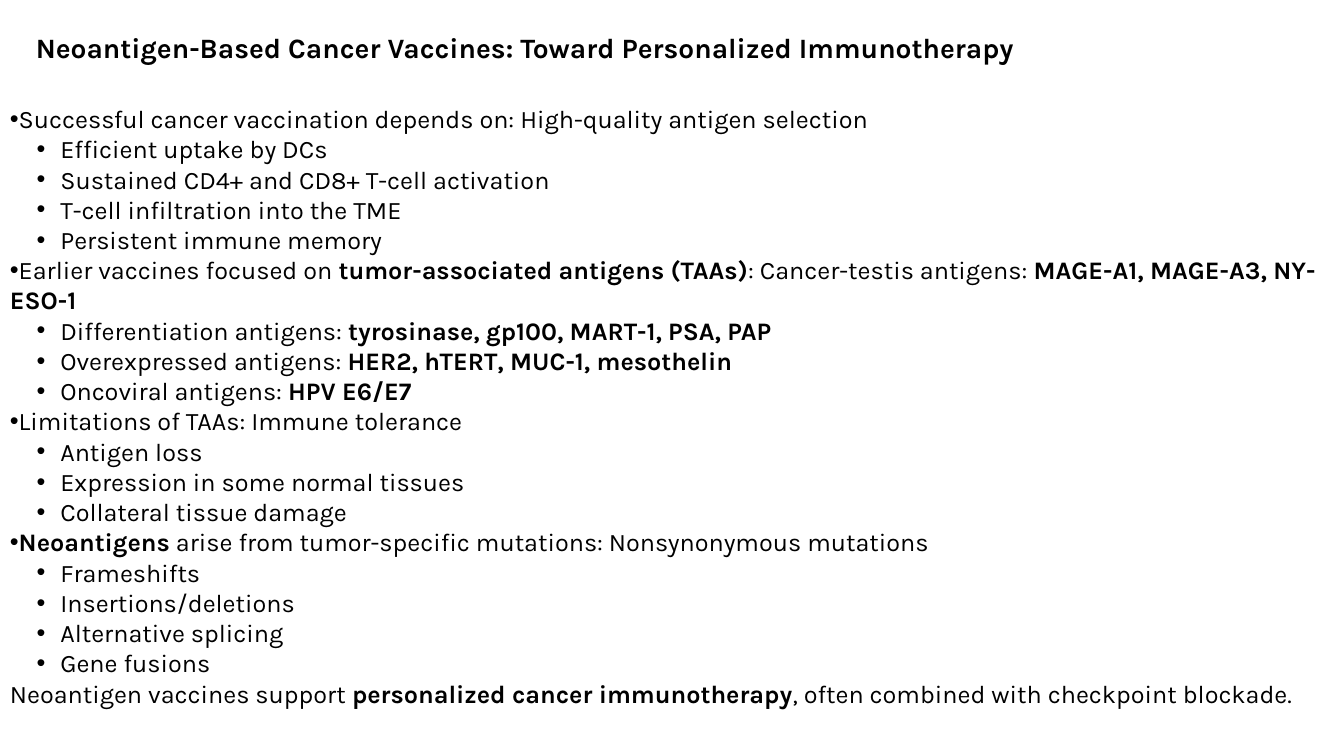
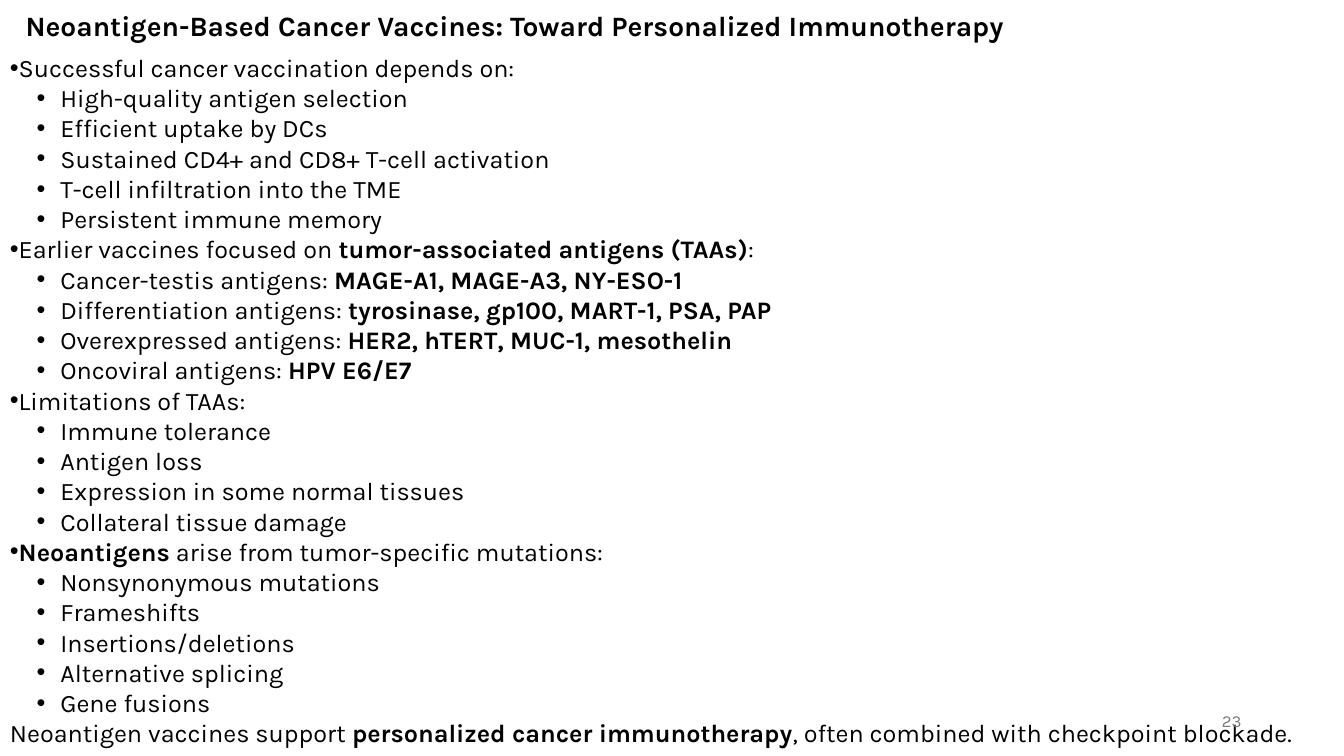
Before and after one commit to alirahmatibonab/pptx, a slide deck: slide 23 of vac.pptx (slide 22 before the commit). Drawn at 1344x756 pixels with LibreOffice and Linux fonts; fonts in the diff are those of the drawing. Boxes give left, top, right and bottom in pixels: in the first picture for what was removed or moved away, otherwise in the second. Text is boxed around its words. In the diff, an @@ line names an element or a change of style, - is before the commit and + after.

```diff
--- a/vac.pptx
+++ b/vac.pptx
@@ text "Neoantigen-Based Cancer Vaccines: Toward Personalized ...": place and size @@
-text "Neoantigen-Based Cancer Vaccines: Toward Personalized ..." at (36,38,1014,65)
+text "Neoantigen-Based Cancer Vaccines: Toward Personalized ..." at (26,16,1004,43)
@@ text "Successful cancer vaccination depends on:": place and size @@
-text "Successful cancer vaccination depends on:" at (10,110,1315,704)
+text "Successful cancer vaccination depends on:" at (10,59,1292,749)
@@ text at (19,59,515,114): text changed @@
-• Successful cancer vaccination depends on: High-quality antigen selection
+• Successful cancer vaccination depends on:
+  • High-quality antigen selection
@@ text at (19,239,754,295): text changed @@
-• Earlier vaccines focused on tumor-associated antigens (TAAs): Cancer-testis antigens: MAGE-A1, MAGE-A3, NY-ESO-1
+• Earlier vaccines focused on tumor-associated antigens (TAAs):
+  • Cancer-testis antigens: MAGE-A1, MAGE-A3, NY-ESO-1
@@ text at (19,392,271,441): text changed @@
-• Limitations of TAAs: Immune tolerance
+• Limitations of TAAs:
+  • Immune tolerance
@@ text at (19,543,603,597): text changed @@
-• Neoantigens arise from tumor-specific mutations: Nonsynonymous mutations
+• Neoantigens arise from tumor-specific mutations:
+  • Nonsynonymous mutations
@@ page number added at (1222,716,1242,732), 12 pt, text #797979 @@
+23
```
Also in this commit, not shown: 30 other slides changed, 14 slides added, 6 slides removed, 1 other file.
